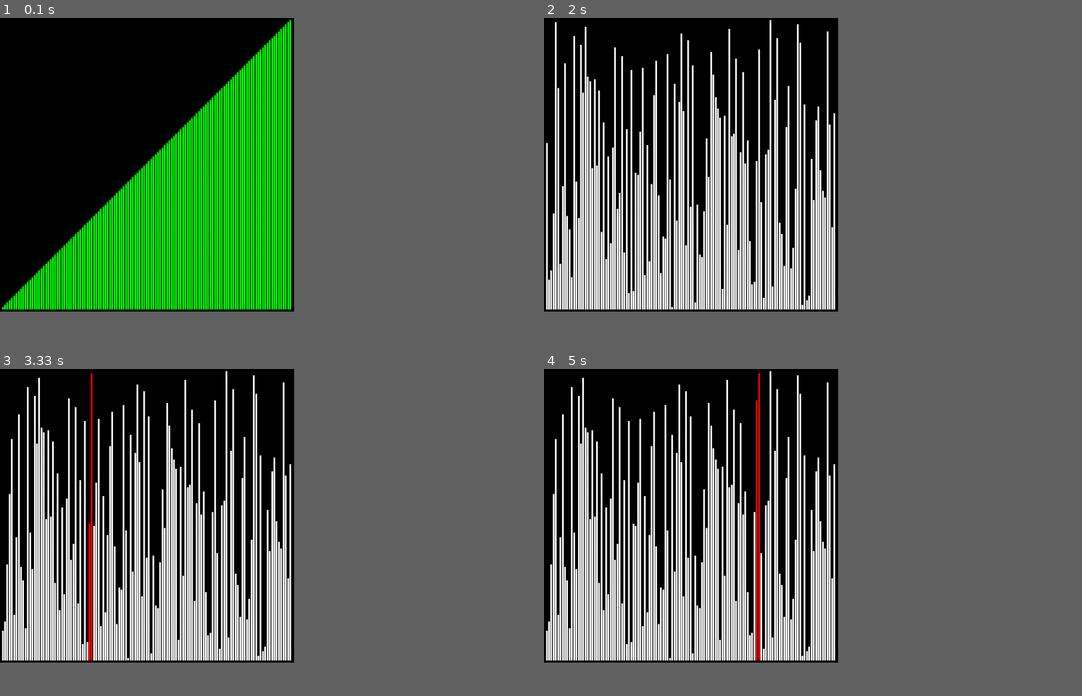
Above: before the commit, frames 1-4 (two rows, left to right).
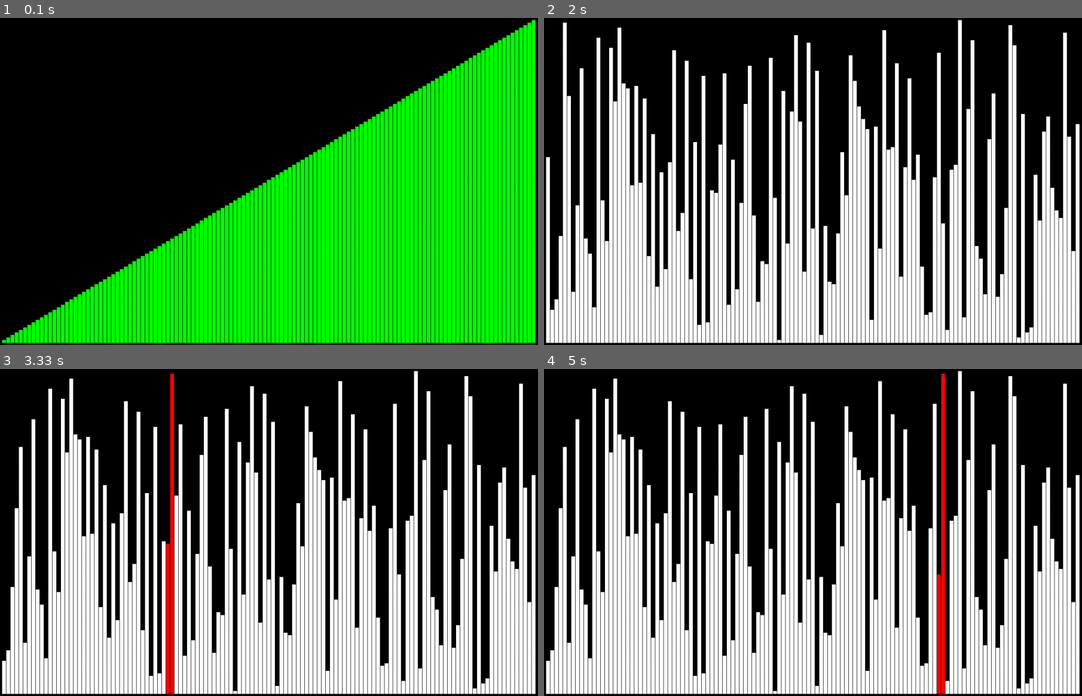
Above: after the commit, the same moments.

Repository: thiagolopes/sorting-algorithms-pygame
Game: pygame game, started from sort.py
The game is run twice, just before and just after one commit, with the same random seed, the same clock (stepped at 60 frames per second) and the same inputs.
Inputs:
- Up to frame 1 (0.1 s): no input
- Up to frame 2 (2 s): tap Space at 0.33 s; tap Enter at 1.67 s
- Up to frame 3 (3.33 s): tap Space at 2, 2.4, 2.7, 2.9, 3.23 s
- Up to frame 4 (5 s): tap Space at 3.53, 3.73, 4.03, 4.3, 4.63, 4.93 s
In our replay, the window is 492x492 before the commit and 900x548 after it. These sizes can differ from the game's own. Grey fills any space a smaller window leaves; there, only what the larger window draws over its background counts as a difference.

The runs differ from the first frame. In frame 1, 40% of the frame differs, in the area x 0-100%, y 0-100%; in frame 2, 53%; in frame 3, 53%; in frame 4, 53%.

Commit message:
Improve performance in draw and step now is recursive until dirty

Diff:
--- a/sort.py
+++ b/sort.py
@@ -9,7 +9,7 @@
 
 beep = pygame.mixer.Sound("beep.wav")
 beep.set_volume(0.05)
-screen = pygame.display.set_mode((700, 700))
+screen = pygame.display.set_mode((1280, 780))
 pygame.display.set_caption("Bubble sort - <space> sort, <enter> reset")
 
 clock = pygame.time.Clock()
@@ -46,8 +46,10 @@
             elements[i - 1], elements[i] = elements[i], elements[i - 1]
             swapped = True
             self.dirties = [i, i - 1]
+        self.index_step += 1
 
-        self.index_step += 1
+        if not swapped:
+            return self.step()
         return swapped
 
     def finish(self):
@@ -79,7 +81,7 @@
         left = self.size.y / total
         offset = self.size.y
 
-        width = math.ceil(top) - 2
+        width = math.trunc(top) - 1
         height = math.ceil(left)
 
         if width < 1:
@@ -89,26 +91,21 @@
         self.surface.fill(color, pos)
 
     def draw(self, elements, indexes_dirty, finished):
+        for d in self.last_dirty_indexes:
+            self.draw_index(d, len(elements), elements[d], "white")
+        self.last_dirty_indexes = []
         if indexes_dirty:
-            for d in self.last_dirty_indexes:
-                self.draw_index(d, len(elements), len(elements), "black")
-                self.draw_index(d, len(elements), elements[d], "white")
-            self.last_dirty_indexes = []
             for d in indexes_dirty:
                 self.draw_index(d, len(elements), len(elements), "black")
                 self.draw_index(d, len(elements), elements[d], "red")
-                self.draw_index(d-1, len(elements), len(elements), "black")
-                self.draw_index(d-1, len(elements), elements[d-1], "white")
-                self.last_dirty_indexes.append(d)
-            self.screen.blit(self.surface, self.pos)
-            return
-
-        self.surface.fill("black")
-        for i, element in enumerate(elements):
-            color = "white"
-            if finished:
-                color = "green"
-            self.draw_index(i, len(elements), element, color)
+            self.last_dirty_indexes = indexes_dirty.copy()
+        else:
+            self.surface.fill("black")
+            for i, element in enumerate(elements):
+                color = "white"
+                if finished:
+                    color = "green"
+                self.draw_index(i, len(elements), element, color)
         self.screen.blit(self.surface, self.pos)
 
 
